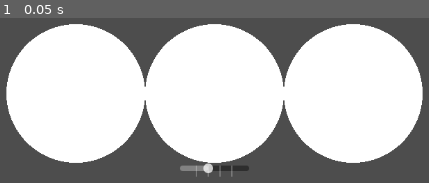
Above: before the commit, frame 1.
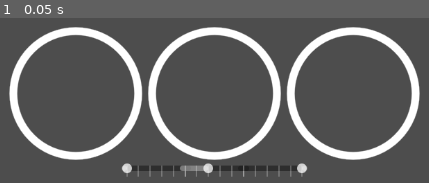
Above: after the commit, the same moment.

Repository: Creatures-5/loco-generator
Game: Godot game, scene res://generated_result.tscn
Two runs of this game, one before a commit and one after it. Both use one fixed random seed, a clock stepped at 60 frames per second and the inputs below. The project has no main scene, so this scene is started directly.
Inputs:
- Up to frame 1 (0.05 s): no input

The runs differ from the first frame. In frame 1, 54% of the frame differs, in the area x 1-99%, y 3-97%.

Commit message:
anti-aliased circles, added basis for future wheel subcategores

Diff:
--- a/generated_result.gd
+++ b/generated_result.gd
@@ -9,7 +9,7 @@
 	#wheel generation
 	for i in range (0,axl_num):
 		var x_pos = i*200 - (axl_num - 1) * 100
-		draw_circle(Vector2(x_pos, 0), 100, Color("FFFFFF"))
+		draw_circle(Vector2(x_pos, 0), 90, Color("FFFFFF"), false, 10.0, true)
 
 func _axl_slider_update(value: int) -> void:
 	axl_num = value
--- a/generated_result.tscn
+++ b/generated_result.tscn
@@ -13,7 +13,48 @@
 offset_right = 40.0
 offset_bottom = 40.0
 
-[node name="HSlider" type="HSlider" parent="Control"]
+[node name="LeadWheelSlider" type="HSlider" parent="Control"]
+layout_mode = 1
+anchors_preset = 8
+anchor_left = 0.5
+anchor_top = 0.5
+anchor_right = 0.5
+anchor_bottom = 0.5
+offset_left = -154.0
+offset_top = 80.0
+offset_right = -54.0
+offset_bottom = 96.0
+grow_horizontal = 2
+grow_vertical = 2
+min_value = 1.0
+max_value = 6.0
+value = 1.0
+rounded = true
+tick_count = 6
+ticks_on_borders = true
+
+[node name="TrailWheelSlider" type="HSlider" parent="Control"]
+layout_mode = 1
+anchors_preset = 8
+anchor_left = 0.5
+anchor_top = 0.5
+anchor_right = 0.5
+anchor_bottom = 0.5
+offset_left = 114.0
+offset_top = 80.0
+offset_right = 214.0
+offset_bottom = 96.0
+grow_horizontal = 2
+grow_vertical = 2
+scale = Vector2(-1, 1)
+min_value = 1.0
+max_value = 6.0
+value = 1.0
+rounded = true
+tick_count = 6
+ticks_on_borders = true
+
+[node name="DriveWheelSlider" type="HSlider" parent="Control"]
 layout_mode = 1
 anchors_preset = 8
 anchor_left = 0.5
@@ -29,6 +70,8 @@
 min_value = 1.0
 max_value = 6.0
 value = 3.0
+rounded = true
 tick_count = 6
+ticks_on_borders = true
 
-[connection signal="value_changed" from="Control/HSlider" to="." method="_axl_slider_update"]
+[connection signal="value_changed" from="Control/DriveWheelSlider" to="." method="_axl_slider_update"]
